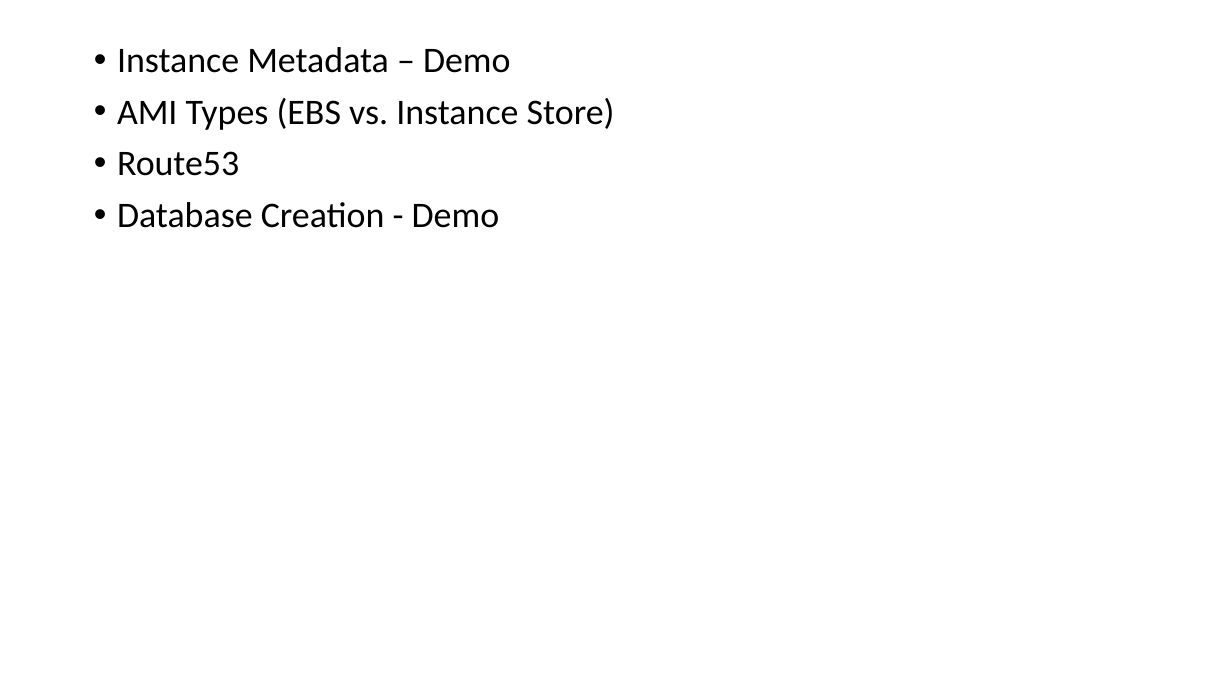
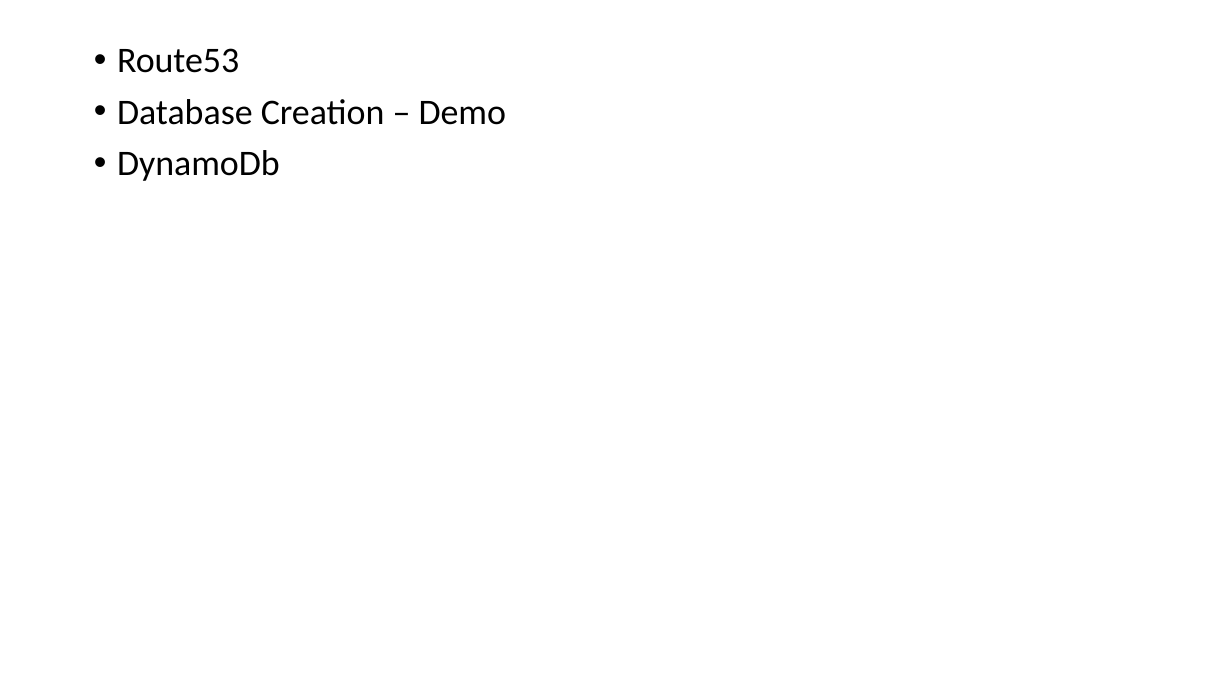
Before and after one commit to aloknath1/cloud-computing, a slide deck: slide 3 of Session-3.pptx. Drawn at 1232x693 pixels with LibreOffice and Linux fonts; fonts in the diff are those of the drawing. Boxes give left, top, right and bottom in pixels: in the first picture for what was removed or moved away, otherwise in the second. Text is boxed around its words. In the diff, an @@ line names an element or a change of style, - is before the commit and + after.

```diff
--- a/Session-3.pptx
+++ b/Session-3.pptx
@@ text at (x1=117, y1=47, x2=615, y2=130): paragraphs removed @@
-• Instance Metadata – Demo
-• AMI Types (EBS vs. Instance Store)
@@ text at (x1=117, y1=99, x2=507, y2=181): text changed @@
-• Database Creation - Demo
+• Database Creation – Demo
+• DynamoDb
```
Also in this commit, not shown: 3 other slides changed, 7 slides added, 1 slide removed, 1 other file.
